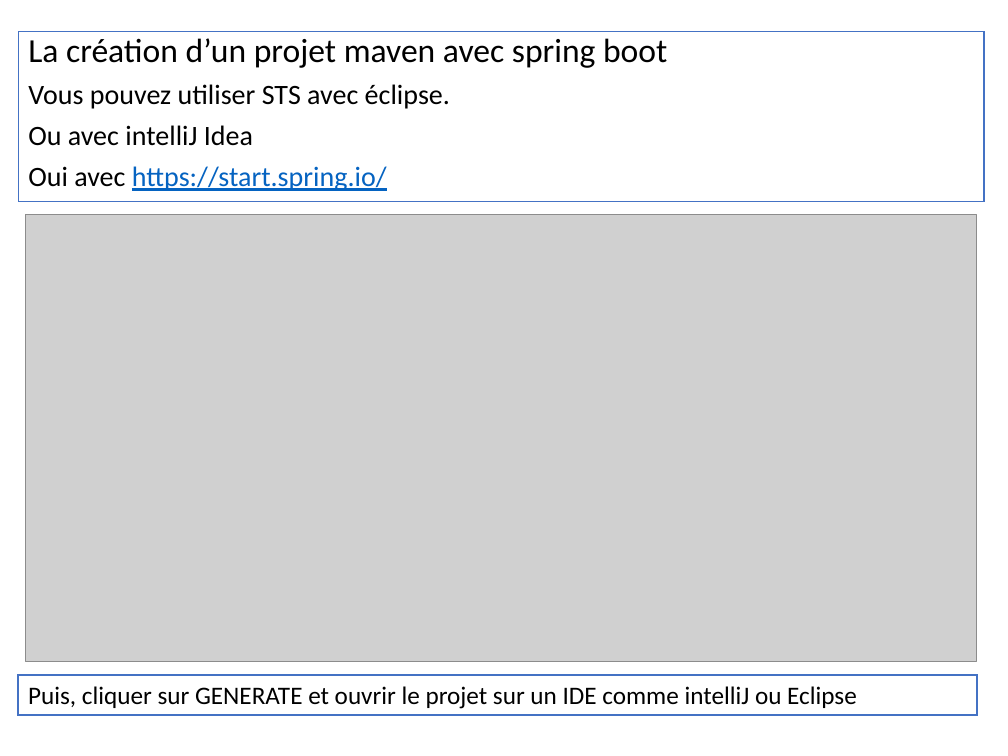
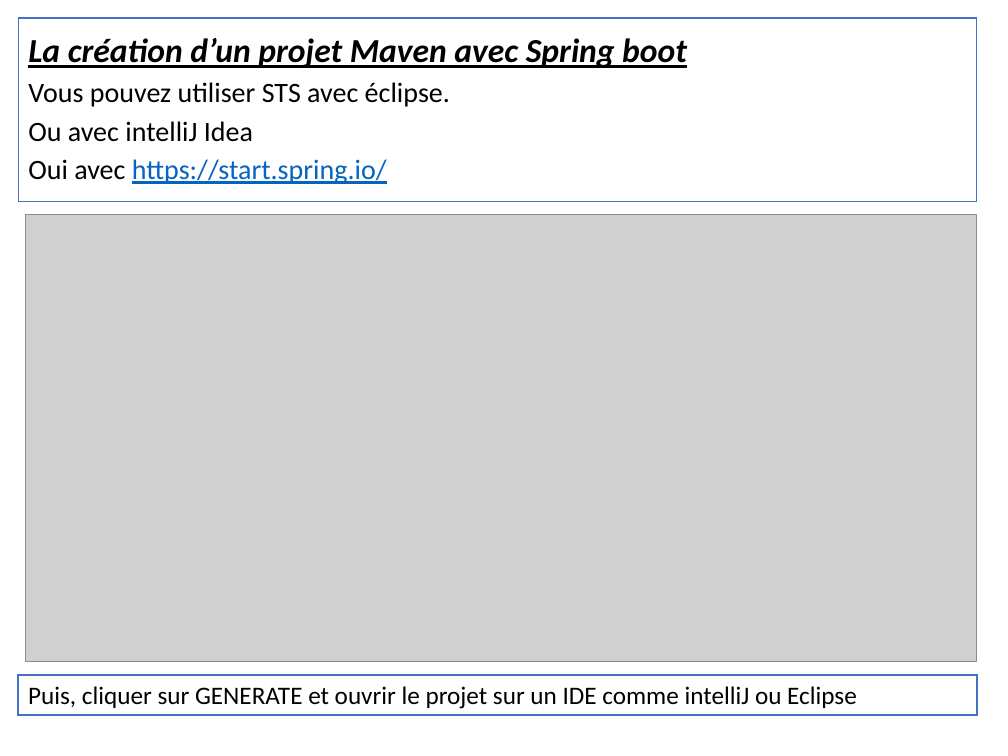
Before and after one commit to othman-bouazzaoui/rabbitmq, a slide deck: slide 18 of documentation/Rabbit-MQ.pptx. Drawn at 1008x756 pixels with LibreOffice and Linux fonts; fonts in the diff are those of the drawing; grey boxes stand for pictures. Boxes give left, top, right and bottom in pixels: in the first picture for what was removed or moved away, otherwise in the second. Text is boxed around its words. In the diff, an @@ line names an element or a change of style, - is before the commit and + after.

```diff
--- a/documentation/Rabbit-MQ.pptx
+++ b/documentation/Rabbit-MQ.pptx
@@ rectangle "La création d’un projet Maven ...": place and size @@
-rectangle "La création d’un projet Maven ..." at [18, 31, 984, 202]
+rectangle "La création d’un projet Maven ..." at [18, 18, 977, 202]
@@ rectangle "La création d’un projet Maven ..." at [18, 18, 977, 202]: vertical alignment top to middle @@
@@ text in rectangle at [28, 38, 687, 68]: text changed; bold on; italic on @@
-La création d’un projet maven avec spring boot
+La création d’un projet Maven avec Spring boot
@@ text in rectangle at [28, 82, 450, 184]: line spacing 0.8 to 0.9; less space between paragraphs @@
```
Also in this commit, not shown: 11 other slides changed, 2 other files.
